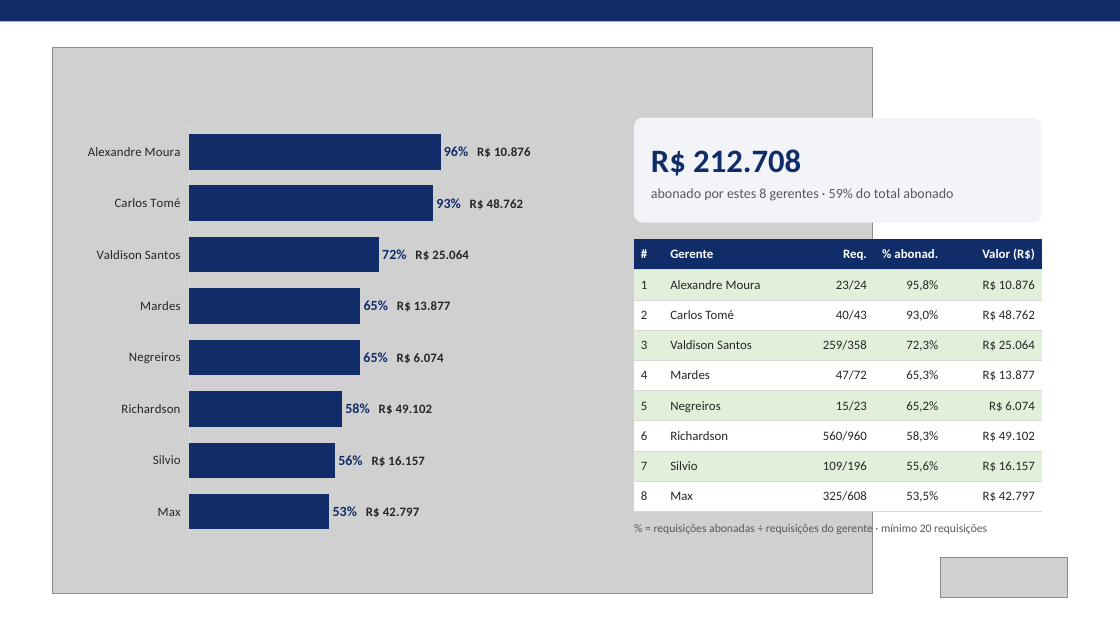
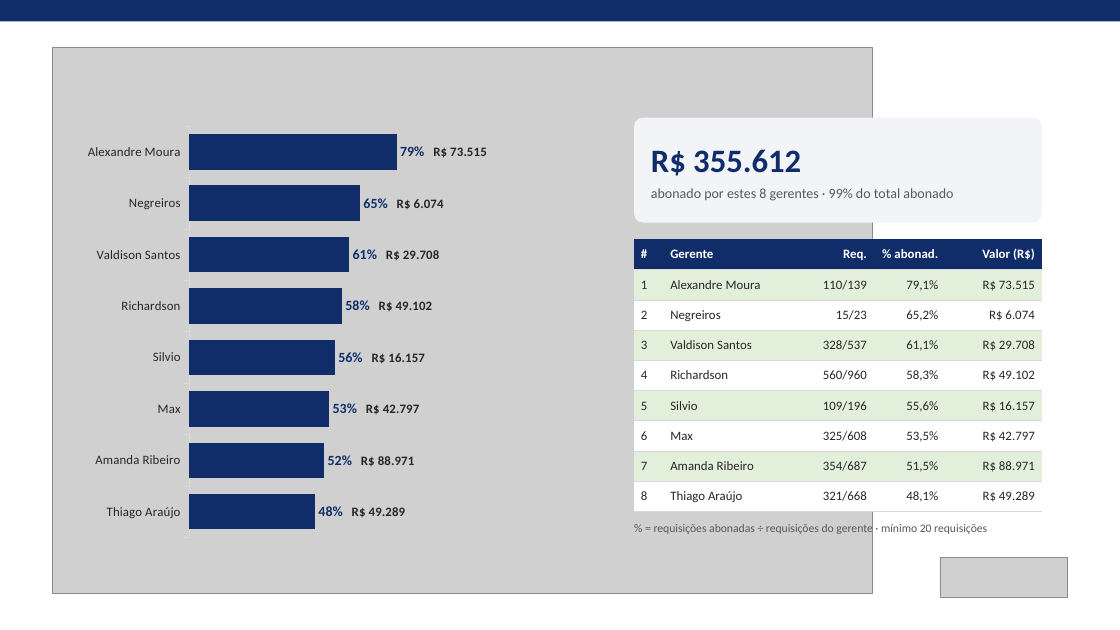
Before and after one commit to raissa2016carvalho-lab/ressuprimentov1, a slide deck: slide 4 of Apresentacao_Descontos_Taxa_por_Requisicao.pptx. Drawn at 1120x630 pixels with LibreOffice and Linux fonts; fonts in the diff are those of the drawing; grey boxes stand for pictures. Boxes give left, top, right and bottom in pixels: in the first picture for what was removed or moved away, otherwise in the second. Text is boxed around its words. In the diff, an @@ line names an element or a change of style, - is before the commit and + after.

```diff
--- a/Apresentacao_Descontos_Taxa_por_Requisicao.pptx
+++ b/Apresentacao_Descontos_Taxa_por_Requisicao.pptx
@@ bar chart at (x1=77, y1=118, x2=607, y2=546) @@
-categories: Alexandre Moura, Carlos Tomé, Valdison Santos, Mardes, Negreiros, Richardson, Silvio, Max
+categories: Alexandre Moura, Negreiros, Valdison Santos, Richardson, Silvio, Max, Amanda Ribeiro, Thiago Araújo
-Series 1: 100, 97, 75, 68, 68, 61, 58, 56
+Series 1: 100, 82, 77, 74, 70, 68, 65, 61
@@ data labels of Series 1 added @@
@@ value axis changed @@
@@ text at (x1=651, y1=149, x2=953, y2=201): text changed @@
-R$ 212.708
-abonado por estes 8 gerentes · 59% do total abonado
+R$ 355.612
+abonado por estes 8 gerentes · 99% do total abonado
@@ table at (x1=634, y1=239, x2=1042, y2=512) @@
-row 2: 1 | Alexandre Moura | 23/24 | 95,8% | R$ 10.876
+row 2: 1 | Alexandre Moura | 110/139 | 79,1% | R$ 73.515
-row 3: 2 | Carlos Tomé | 40/43 | 93,0% | R$ 48.762
+row 3: 2 | Negreiros | 15/23 | 65,2% | R$ 6.074
-row 4: 3 | Valdison Santos | 259/358 | 72,3% | R$ 25.064
+row 4: 3 | Valdison Santos | 328/537 | 61,1% | R$ 29.708
-row 5: 4 | Mardes | 47/72 | 65,3% | R$ 13.877
+row 5: 4 | Richardson | 560/960 | 58,3% | R$ 49.102
-row 6: 5 | Negreiros | 15/23 | 65,2% | R$ 6.074
+row 6: 5 | Silvio | 109/196 | 55,6% | R$ 16.157
-row 7: 6 | Richardson | 560/960 | 58,3% | R$ 49.102
+row 7: 6 | Max | 325/608 | 53,5% | R$ 42.797
-row 8: 7 | Silvio | 109/196 | 55,6% | R$ 16.157
+row 8: 7 | Amanda Ribeiro | 354/687 | 51,5% | R$ 88.971
-row 9: 8 | Max | 325/608 | 53,5% | R$ 42.797
+row 9: 8 | Thiago Araújo | 321/668 | 48,1% | R$ 49.289
```
Also in this commit, not shown: 4 other slides changed.
